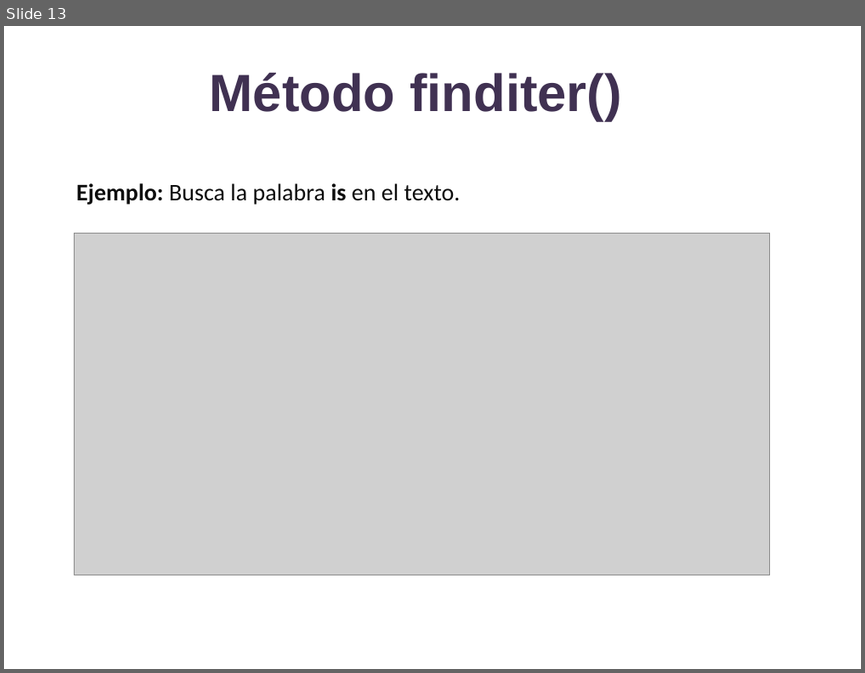
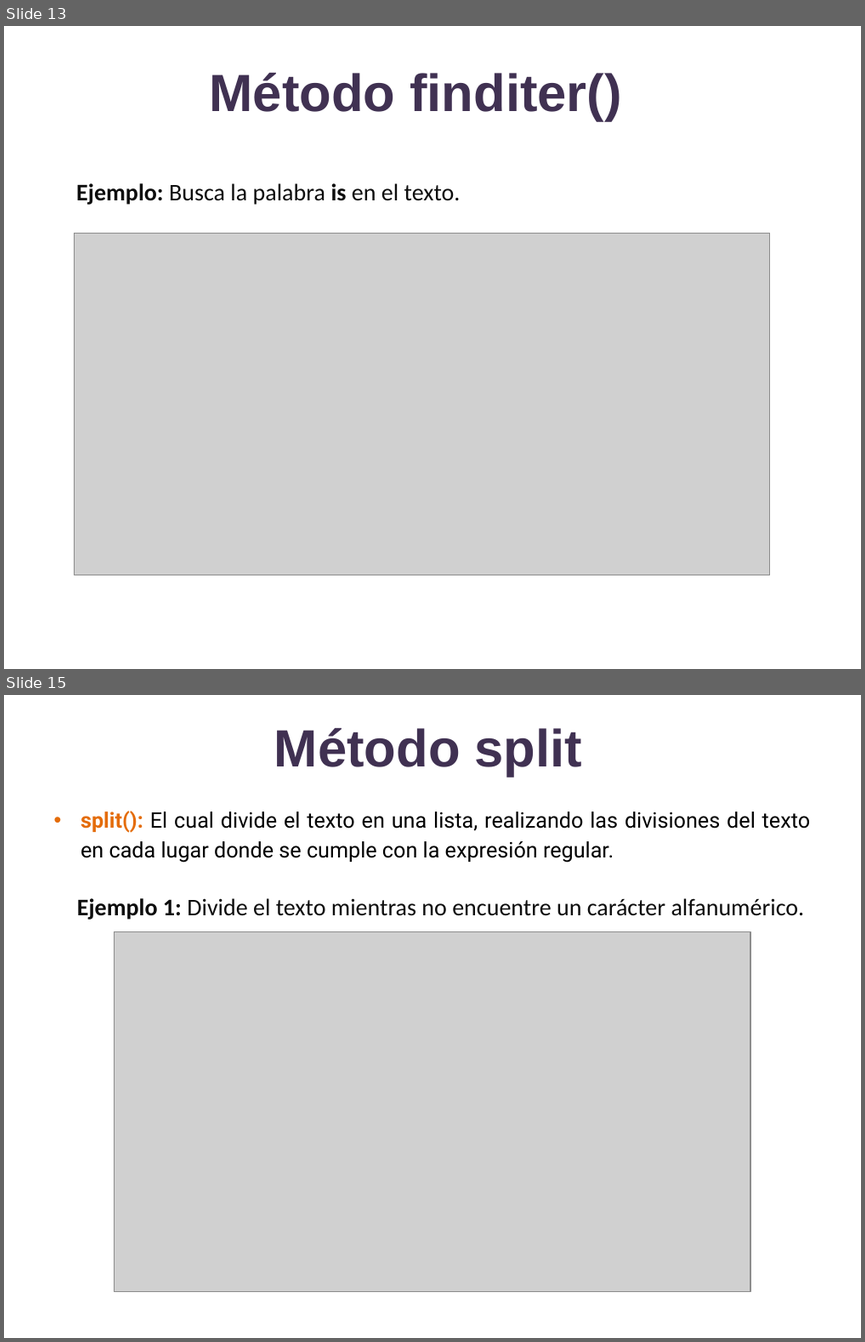
Before and after one commit to lizetheP/Analitica, a slide deck: CalendarioAgo2022/presentaciones/19_Modulo_re.pptx. Shown one above the other, each under a label of ours: slide 13 before the commit, slides 13 and 15 after it; the slides between them are not shown. The pictures are 865x673 and 865x1342 pixels, drawn with LibreOffice and Linux fonts; fonts in the diff are those of the drawing; grey boxes stand for pictures. Boxes give left, top, right and bottom in pixels: in the first picture for what was removed or moved away, otherwise in the second. Text is boxed around its words. In the diff, an @@ line names an element or a change of style, - is before the commit and + after.

```diff
--- a/CalendarioAgo2022/presentaciones/19_Modulo_re.pptx
+++ b/CalendarioAgo2022/presentaciones/19_Modulo_re.pptx
@@ slide 15 added at bbox=[4, 695, 861, 1338], background #FFFFFF @@
@@ title added at bbox=[274, 728, 582, 777], 44 pt, text #403152, bold @@
+Método split
@@ text added at bbox=[80, 811, 810, 862], 18 pt, text #000000 @@
+• split(): El cual divide el texto en una lista, realizando las divisiones del texto en cada lugar donde se cumple con la expresión regular.
@@ text added at bbox=[77, 898, 805, 919], 20 pt, text #0D0D0D @@
+Ejemplo 1: Divide el texto mientras no encuentre un carácter alfanumérico.
@@ picture added at bbox=[114, 931, 750, 1292] @@
```
Also in this commit, not shown: 2 slides changed, 5 other slides added, 13 other files.
